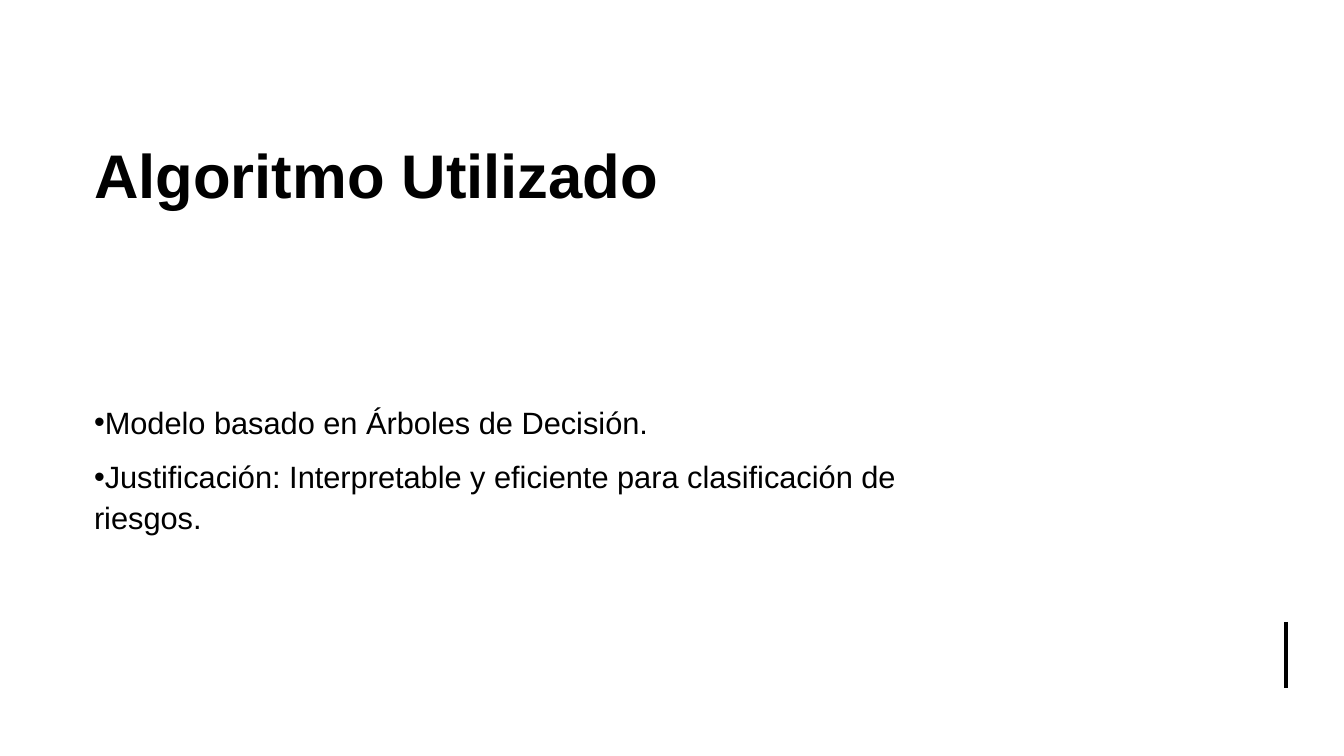
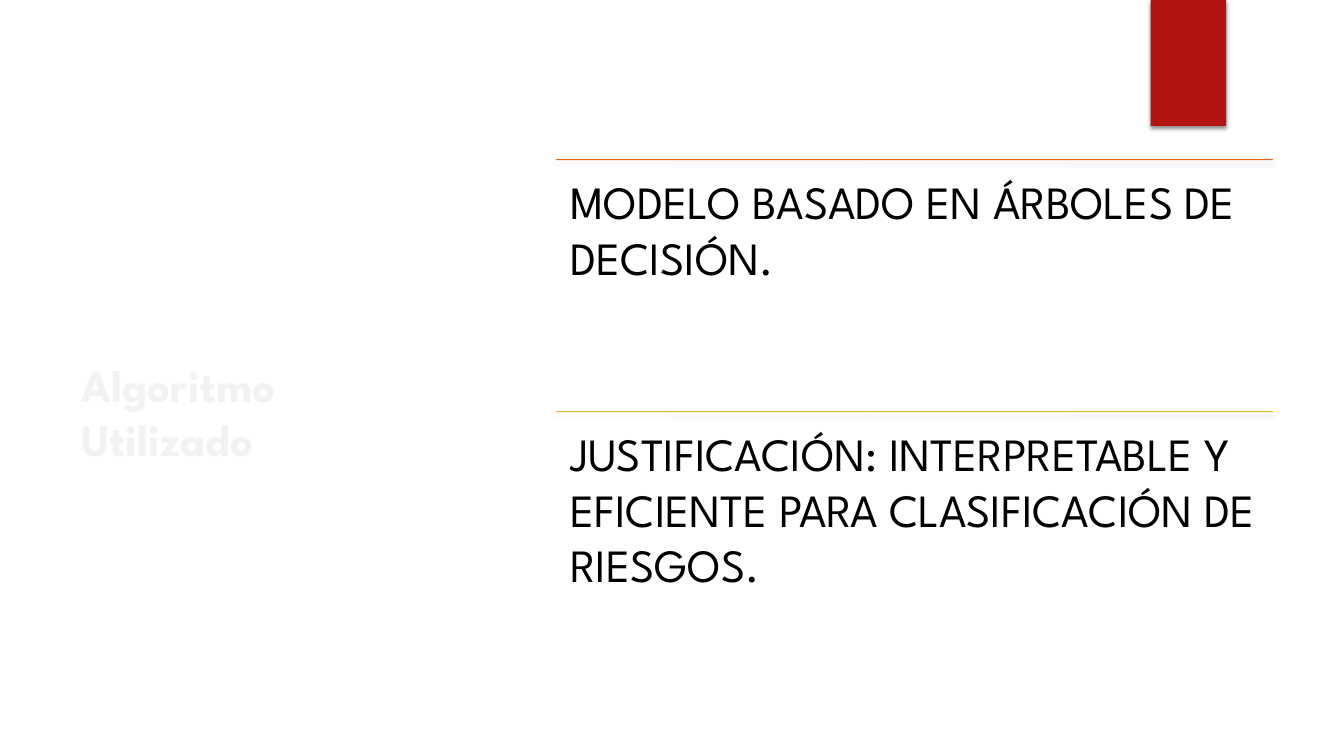
Before and after one commit to carlososorno9595/Analitica-de-datos, a slide deck: slide 6 of diapositiva seguridad informatica.pptx. Drawn at 1344x756 pixels with LibreOffice and Linux fonts; fonts in the diff are those of the drawing; background and template pictures are left out. Boxes give left, top, right and bottom in pixels: in the first picture for what was removed or moved away, otherwise in the second. Text is boxed around its words. In the diff, an @@ line names an element or a change of style, - is before the commit and + after.

```diff
--- a/diapositiva seguridad informatica.pptx
+++ b/diapositiva seguridad informatica.pptx
@@ rectangle removed at box(0, 0, 1344, 756) @@
@@ rectangle removed at box(0, 0, 1344, 280) @@
@@ freeform shape added at box(436, 0, 497, 409), fill #FFFFFF at 20% opacity @@
@@ freeform shape added at box(459, 0, 1344, 756), fill #FFFFFF @@
@@ rectangle added at box(1150, 0, 1226, 126), fill #B01513 @@
@@ title "Algoritmo Utilizado": place and size @@
-title "Algoritmo Utilizado" at box(94, 153, 658, 210)
+title "Algoritmo Utilizado" at box(71, 159, 413, 663)
@@ title "Algoritmo Utilizado" at box(71, 159, 413, 663): size 44 to 32 pt, font Arial to League Spartan, text colour #000000 to #F2F2F2 @@
@@ line added from (557, 159) to (1272, 159), #EA6312 0.75 pt @@
@@ text added at box(570, 180, 1235, 276), 33 pt, text #000000 @@
+MODELO BASADO EN ÁRBOLES DE DECISIÓN.
@@ ellipse added at box(949, 185, 1259, 495), fill gradient #F3F3F3 @@
@@ text "JUSTIFICACIÓN: INTERPRETABLE Y EFICIENTE PARA ..." at box(570, 432, 1254, 583): vertical alignment middle to top @@
@@ line added from (557, 411) to (1272, 411), #E6B729 0.75 pt @@
@@ text at box(570, 432, 1254, 583): text changed; size 22 to 33 pt; font Arial to League Spartan @@
-• Modelo basado en Árboles de Decisión.
-• Justificación: Interpretable y eficiente para clasificación de riesgos.
+JUSTIFICACIÓN: INTERPRETABLE Y EFICIENTE PARA CLASIFICACIÓN DE RIESGOS.
@@ line removed from (1287, 622) to (1287, 688) @@
```
Also in this commit, not shown: 11 other slides changed.
